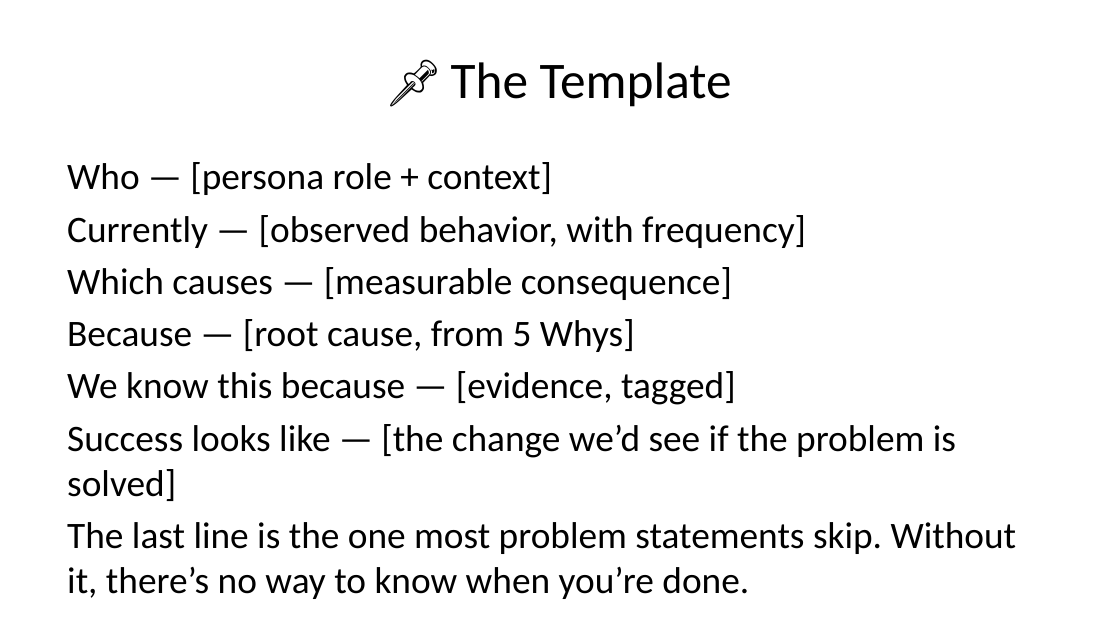
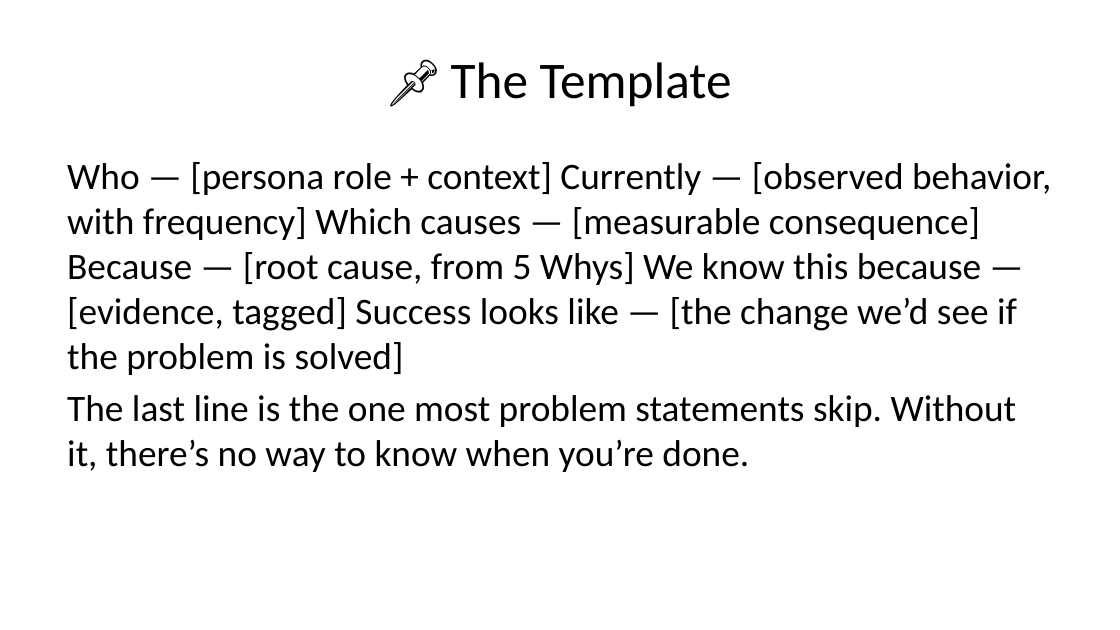
Before and after one commit to jwkidd3/Expeditors_TPM_public, a slide deck: slide 6 of week-01/presentations/ppts/day-05-data-driven-problem-framing.pptx. Drawn at 1120x630 pixels with LibreOffice and Linux fonts; fonts in the diff are those of the drawing. Boxes give left, top, right and bottom in pixels: in the first picture for what was removed or moved away, otherwise in the second. Text is boxed around its words. In the diff, an @@ line names an element or a change of style, - is before the commit and + after.

```diff
--- a/week-01/presentations/ppts/day-05-data-driven-problem-framing.pptx
+++ b/week-01/presentations/ppts/day-05-data-driven-problem-framing.pptx
@@ text at (67,162,1051,375): text changed @@
-Who — [persona role + context]
-Currently — [observed behavior, with frequency]
-Which causes — [measurable consequence]
-Because — [root cause, from 5 Whys]
-We know this because — [evidence, tagged]
-Success looks like — [the change we’d see if the problem is solved]
+Who — [persona role + context] Currently — [observed behavior, with frequency] Which causes — [measurable consequence] Because — [root cause, from 5 Whys] We know this because — [evidence, tagged] Success looks like — [the change we’d see if the problem is solved]
```
Also in this commit, not shown: 1 other slide changed, 55 other files.
